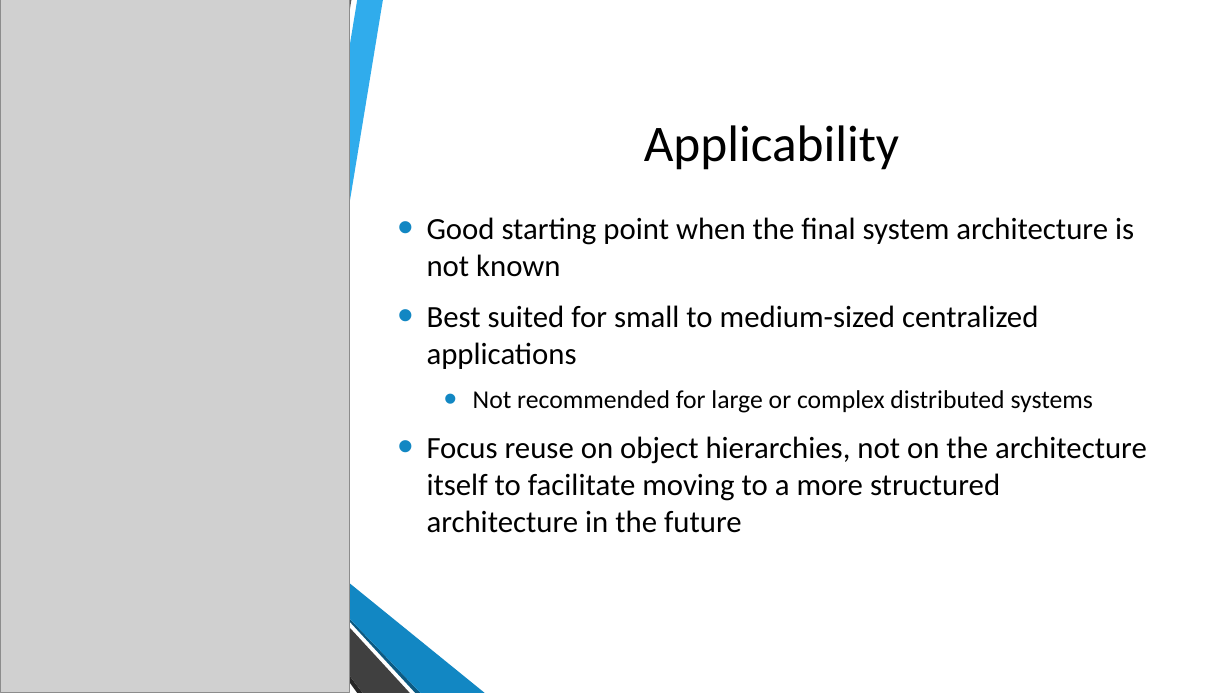
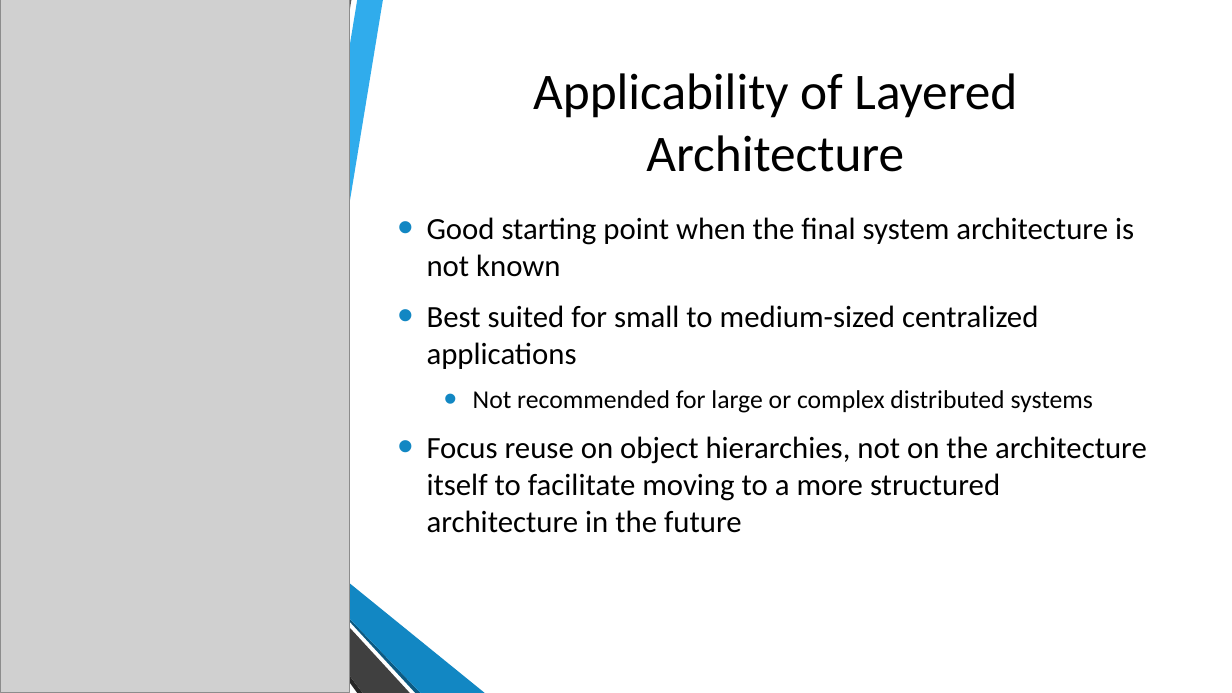
Before and after one commit to bwharris1125/CS7319_Homework3, a slide deck: slide 8 of presentations/Chapter_10-Layered_Arch.pptx. Drawn at 1232x693 pixels with LibreOffice and Linux fonts; fonts in the diff are those of the drawing; grey boxes stand for pictures; background and template pictures are left out. Boxes give left, top, right and bottom in pixels: in the first picture for what was removed or moved away, otherwise in the second. Text is boxed around its words. In the diff, an @@ line names an element or a change of style, - is before the commit and + after.

```diff
--- a/presentations/Chapter_10-Layered_Arch.pptx
+++ b/presentations/Chapter_10-Layered_Arch.pptx
@@ title at (x1=533, y1=73, x2=1017, y2=172): text changed @@
-Applicability
+Applicability of Layered Architecture
```
Also in this commit, not shown: 4 other slides changed.
